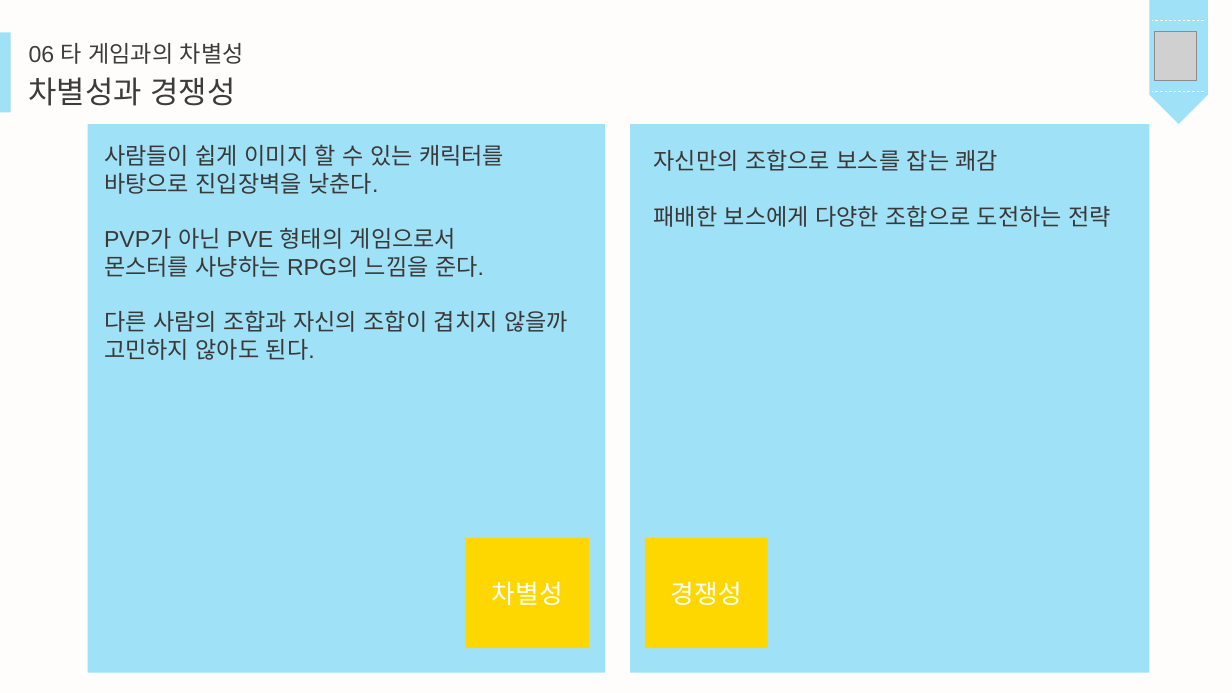
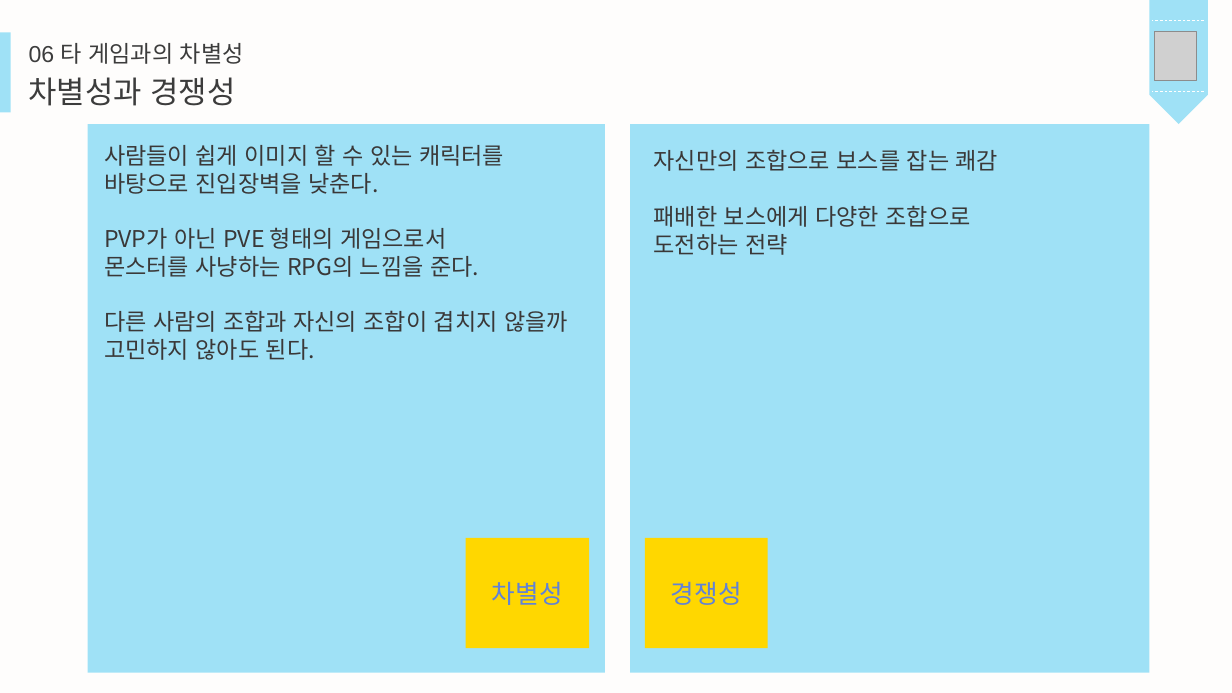
Before and after one commit to dmsdn16/kpu_projects, a slide deck: slide 15 of 졸업작품 제안서/졸업작품 초안 세이브 (3).pptx. Drawn at 1232x693 pixels with LibreOffice and Linux fonts; fonts in the diff are those of the drawing; grey boxes stand for pictures; background and template pictures are left out. Boxes give left, top, right and bottom in pixels: in the first picture for what was removed or moved away, otherwise in the second. Text is boxed around its words. In the diff, an @@ line names an element or a change of style, - is before the commit and + after.

```diff
--- a/졸업작품 제안서/졸업작품 초안 세이브 (3).pptx
+++ b/졸업작품 제안서/졸업작품 초안 세이브 (3).pptx
@@ text "사람들이 쉽게 이미지 할 수 ..." at bbox=[104, 144, 568, 360]: font Arial to Noto Sans CJK KR @@
@@ text at bbox=[654, 205, 971, 255]: text changed; font Arial to Noto Sans CJK KR @@
-패배한 보스에게 다양한 조합으로 도전하는 전략
+패배한 보스에게 다양한 조합으로
+도전하는 전략
@@ rectangle "차별성" at bbox=[466, 538, 590, 648]: text colour #FFFFFF to #6182D6 @@
@@ rectangle "경쟁성" at bbox=[645, 538, 768, 648]: text colour #FFFFFF to #6182D6 @@
```
Also in this commit, not shown: 7 other slides changed, 1 other file.
